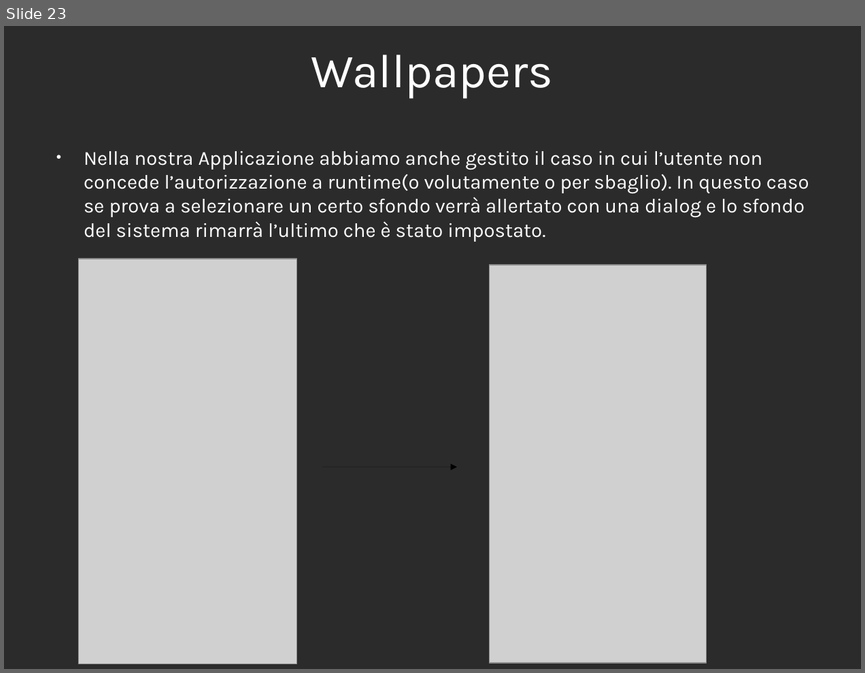
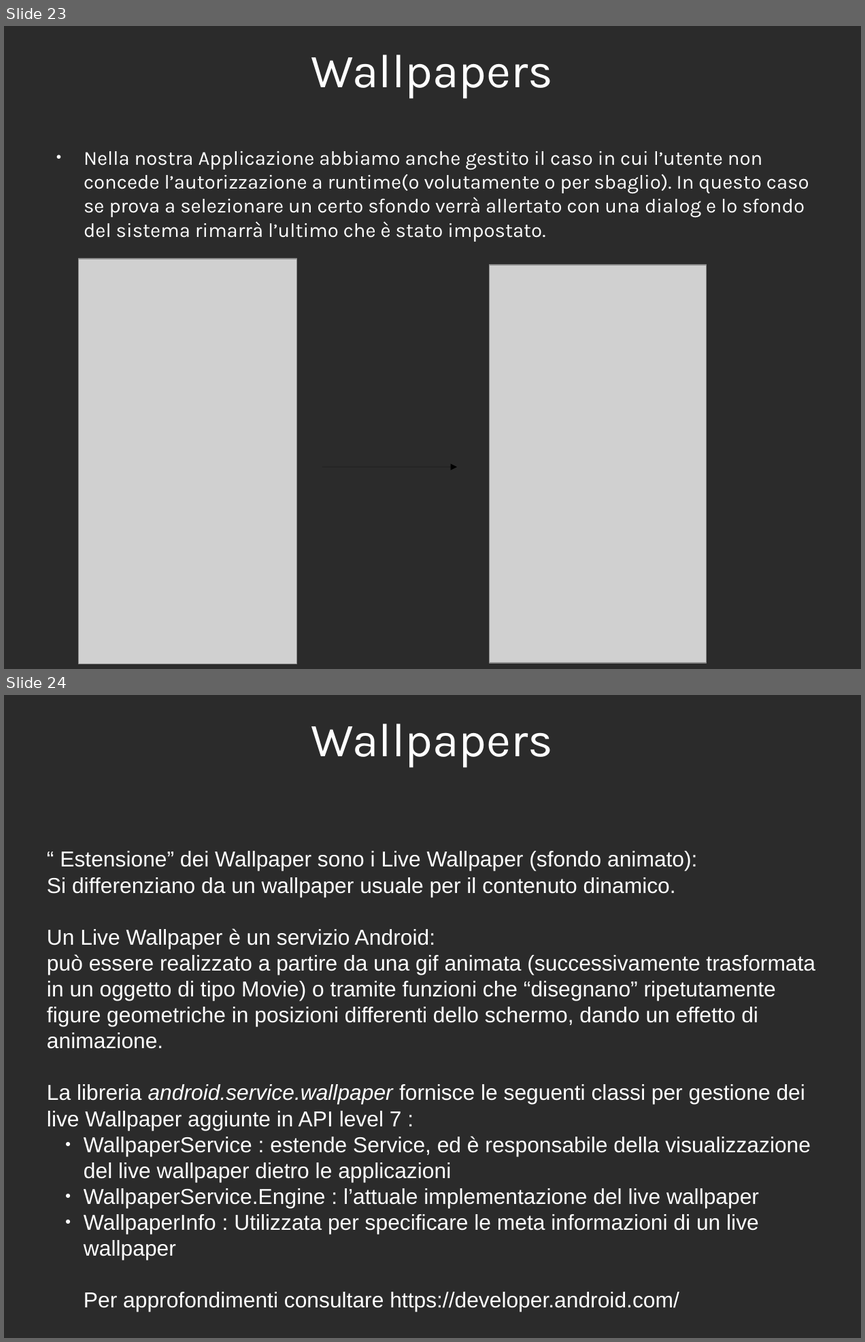
Before and after one commit to 0088024/Wallpaper_v4, a slide deck: ESONERO_WALLPAPERS_FPR-IOL2018.odp. Shown one above the other, each under a label of ours: slide 23 before the commit, slides 23 and 24 after it. The pictures are 865x673 and 865x1342 pixels, drawn with LibreOffice and Linux fonts; fonts in the diff are those of the drawing; grey boxes stand for pictures; background and template pictures are left out; a plain dark background stands for a picture behind light text. Boxes give left, top, right and bottom in pixels: in the first picture for what was removed or moved away, otherwise in the second. Text is boxed around its words. In the diff, an @@ line names an element or a change of style, - is before the commit and + after.

```diff
--- a/ESONERO_WALLPAPERS_FPR-IOL2018.odp
+++ b/ESONERO_WALLPAPERS_FPR-IOL2018.odp
@@ slide 24 added at [4, 695, 861, 1338], background picture (left out) @@
@@ title added at [311, 724, 553, 768], 44 pt, text #FFFFFF @@
+Wallpapers
@@ subtitle added at [47, 851, 815, 1311], 20 pt, text #FFFFFF @@
+“ Estensione” dei Wallpaper sono i Live Wallpaper (sfondo animato):
+Si differenziano da un wallpaper usuale per il contenuto dinamico.
+Un Live Wallpaper è un servizio Android:
+può essere realizzato a partire da una gif animata (successivamente trasformata in un oggetto di tipo Movie) o tramite funzioni che “disegnano” ripetutamente figure geometriche in posizioni differenti dello schermo, dando un effetto di animazione.
+La libreria android.service.wallpaper fornisce le seguenti classi per gestione dei live Wallpaper aggiunte in API level 7 :
+  ● WallpaperService : estende Service, ed è responsabile della visualizzazione del live wallpaper dietro le applicazioni
+  ● WallpaperService.Engine : l’attuale implementazione del live wallpaper
+  ● WallpaperInfo : Utilizzata per specificare le meta informazioni di un live wallpaper
+Per approfondimenti consultare https://developer.android.com/
```
Also in this commit, not shown: 1 slide changed, 1 other slide added, 2 slides removed.
